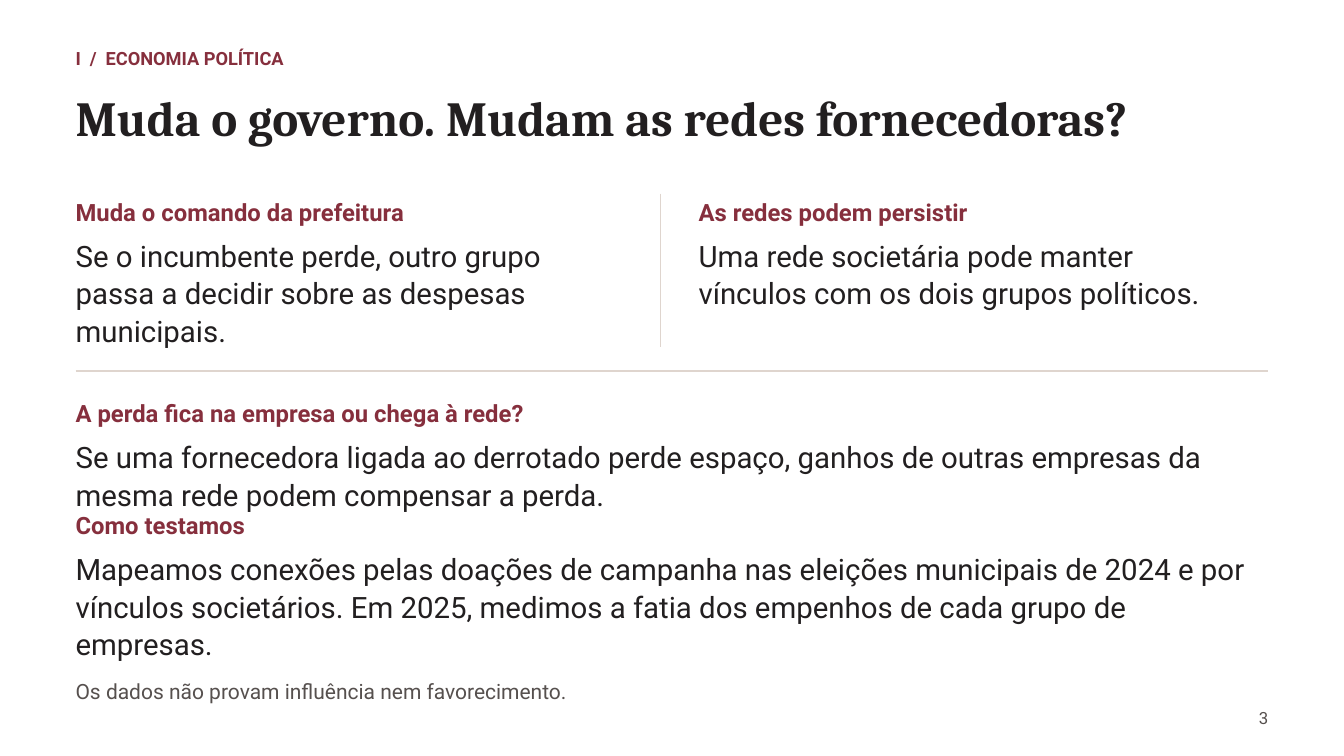
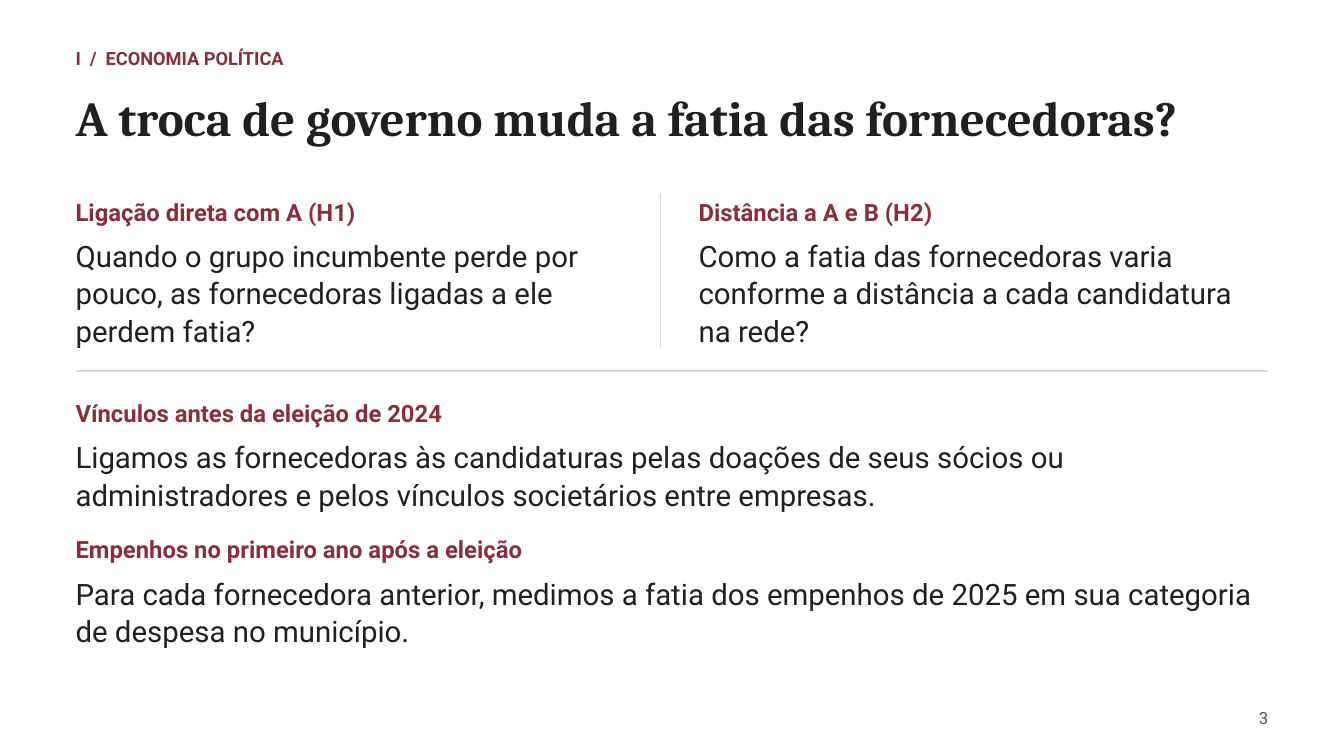
Before and after one commit to rafaelt0/redes-empresariais-alternancia-politica, a slide deck: slide 3 of output/deck.pptx. Drawn at 1344x756 pixels with LibreOffice and Linux fonts; fonts in the diff are those of the drawing. Boxes give left, top, right and bottom in pixels: in the first picture for what was removed or moved away, otherwise in the second. Text is boxed around its words. In the diff, an @@ line names an element or a change of style, - is before the commit and + after.

Commit message:
feat: esclarecer sementes, coortes e resultados de H1 e H2 (#8)
- Explicar como doações definem sementes e distâncias na rede nacional
- Refinar a apresentação dos contrastes e da incerteza dos resultados

```diff
--- a/output/deck.pptx
+++ b/output/deck.pptx
@@ text at [76, 101, 1177, 147]: text changed @@
-Muda o governo. Mudam as redes fornecedoras?
+A troca de governo muda a fatia das fornecedoras?
@@ text at [76, 202, 355, 226]: text changed @@
-Muda o comando da prefeitura
+Ligação direta com A (H1)
@@ text at [699, 202, 932, 226]: text changed @@
-As redes podem persistir
+Distância a A e B (H2)
@@ text at [76, 245, 578, 348]: text changed @@
-Se o incumbente perde, outro grupo passa a decidir sobre as despesas municipais.
+Quando o grupo incumbente perde por pouco, as fornecedoras ligadas a ele perdem fatia?
@@ text at [699, 244, 1232, 343]: text changed @@
-Uma rede societária pode manter vínculos com os dois grupos políticos.
+Como a fatia das fornecedoras varia conforme a distância a cada candidatura na rede?
@@ text at [76, 404, 442, 428]: text changed @@
-A perda fica na empresa ou chega à rede?
+Vínculos antes da eleição de 2024
@@ text at [76, 445, 1064, 512]: text changed @@
-Se uma fornecedora ligada ao derrotado perde espaço, ganhos de outras empresas da mesma rede podem compensar a perda.
+Ligamos as fornecedoras às candidaturas pelas doações de seus sócios ou administradores e pelos vínculos societários entre empresas.
@@ text at [76, 540, 522, 564]: text changed @@
-Como testamos
+Empenhos no primeiro ano após a eleição
@@ text at [76, 582, 1251, 648]: text changed @@
-Mapeamos conexões pelas doações de campanha nas eleições municipais de 2024 e por vínculos societários. Em 2025, medimos a fatia dos empenhos de cada grupo de empresas.
+Para cada fornecedora anterior, medimos a fatia dos empenhos de 2025 em sua categoria de despesa no município.
@@ text removed at [76, 683, 567, 704] @@
-Os dados não provam influência nem favorecimento.
```
Also in this commit, not shown: 7 other slides changed, 6 other files.
